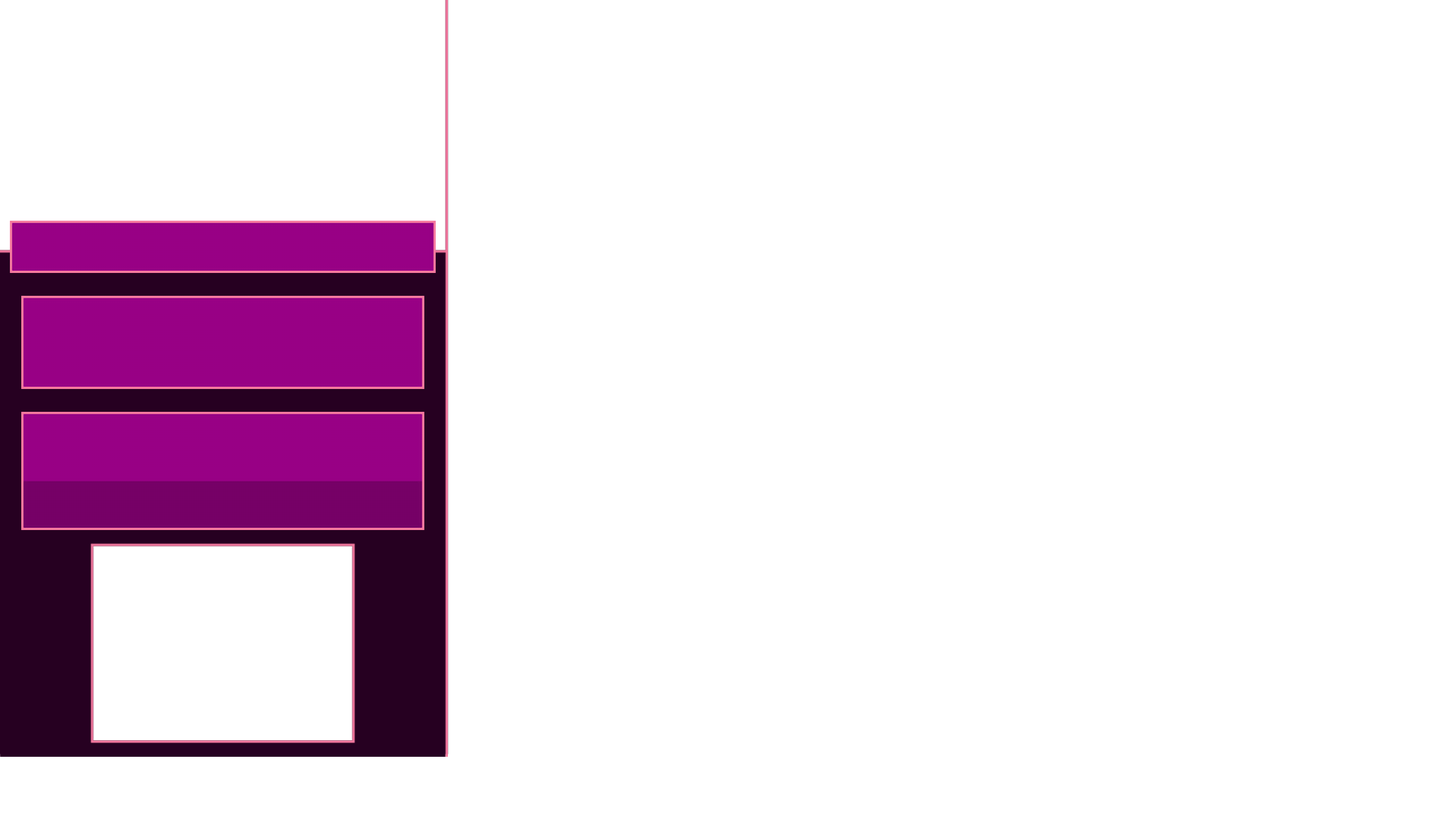
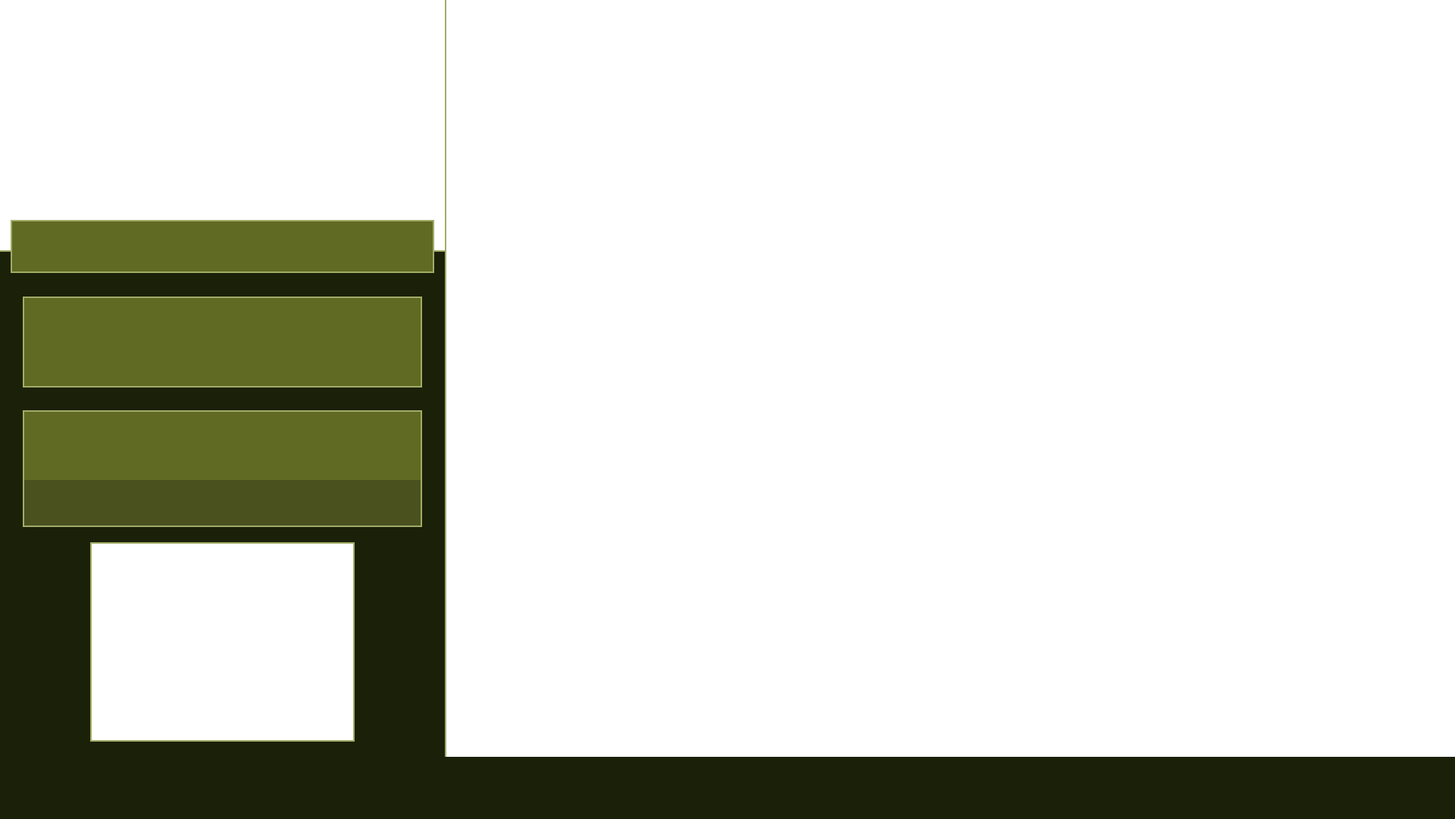
Layers edited between the first and the second 1455x819 image:
painted on "Category" over [21, 410, 425, 530]
painted on "Timer" over [21, 295, 425, 389]
removed layer "Player Name" over [9, 220, 436, 273]
added layer "Player" above "Cam Cover" over [10, 219, 435, 273]
painted on "Panel Borders" over [0, 0, 448, 757]
painted on "Background" over [0, 0, 1455, 819]
